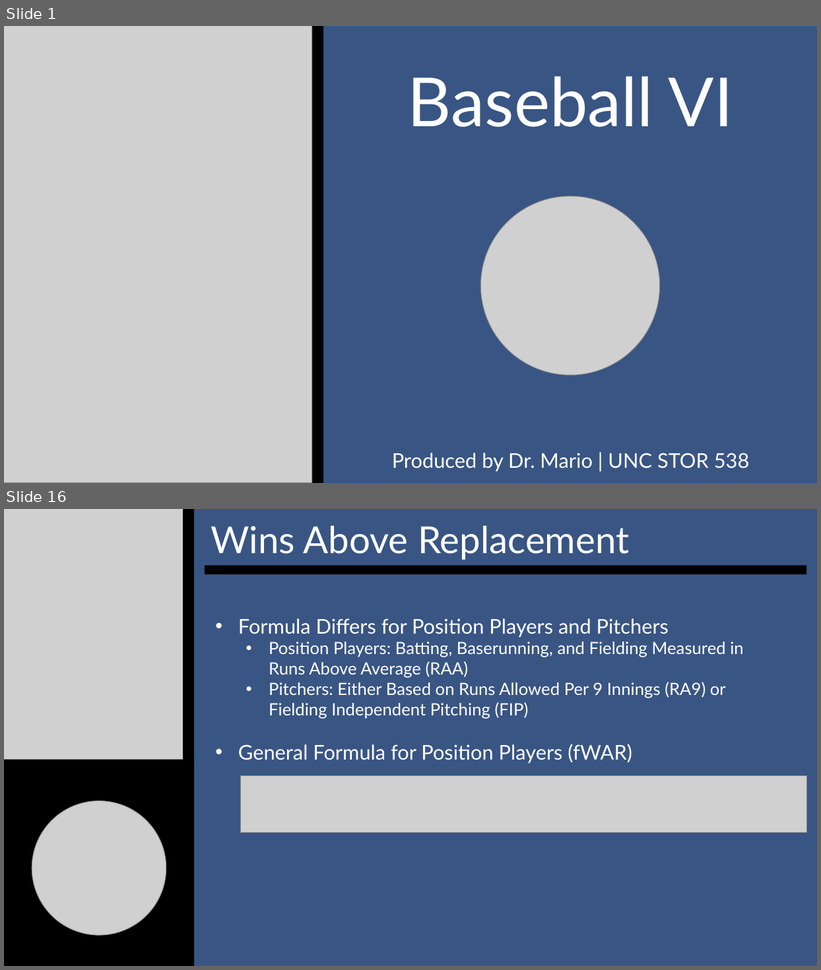
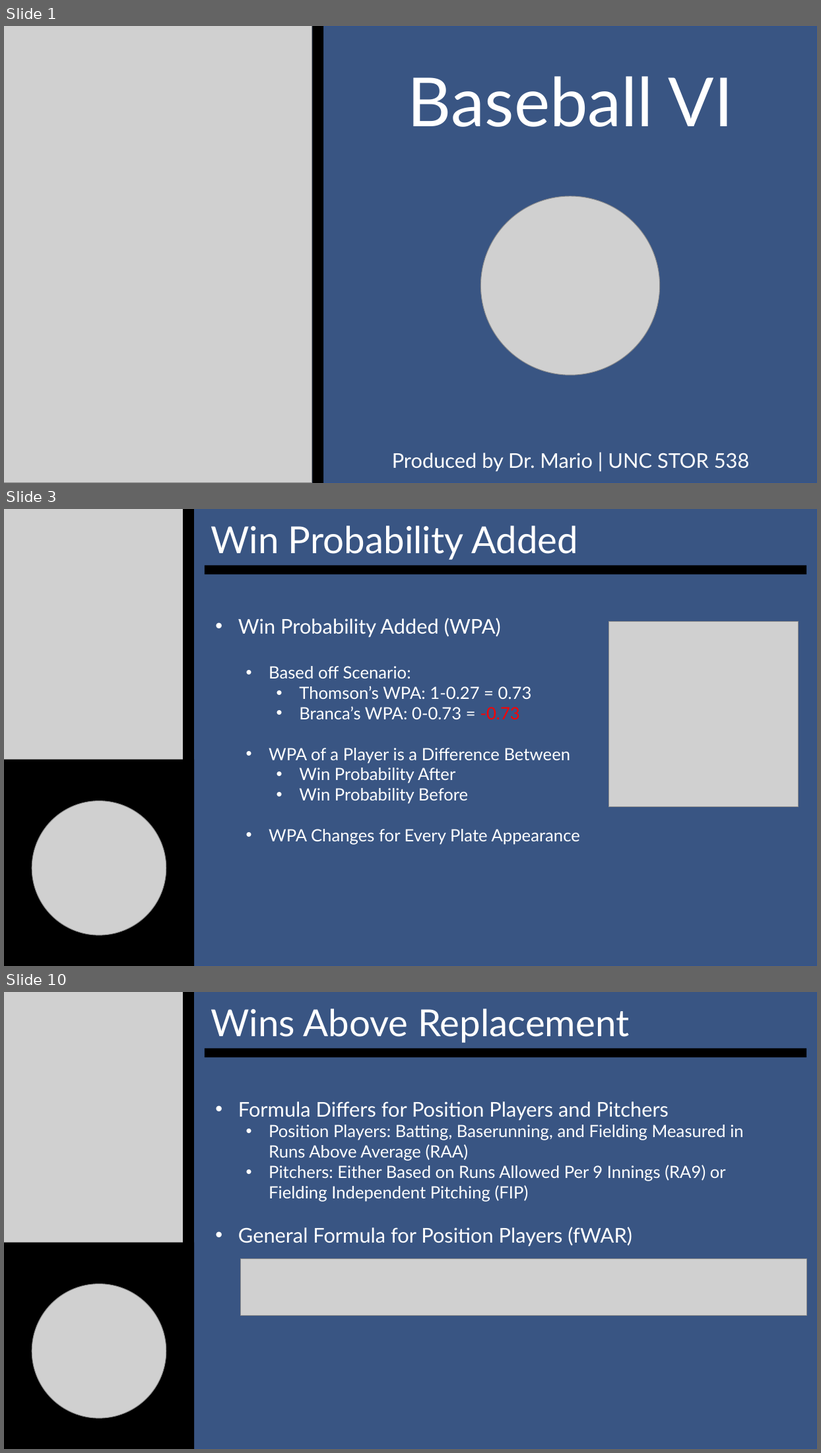
Before and after one commit to SuperMarioGiacomazzo/STOR538_WEBSITE, a slide deck: Slides/Baseball 6/Baseball_6_Lecture.pptx. Shown one above the other, each under a label of ours: slides 1 and 16 before the commit, slides 1, 3 and 10 after it; the slides between them are not shown. The pictures are 821x970 and 821x1453 pixels, drawn with LibreOffice and Linux fonts; fonts in the diff are those of the drawing; grey boxes stand for pictures. Boxes give left, top, right and bottom in pixels: in the first picture for what was removed or moved away, otherwise in the second. Text is boxed around its words. In the diff, an @@ line names an element or a change of style, - is before the commit and + after.

```diff
--- a/Slides/Baseball 6/Baseball_6_Lecture.pptx
+++ b/Slides/Baseball 6/Baseball_6_Lecture.pptx
@@ slide 3 added at [4,509,817,966], background #FFFFFF @@
@@ rectangle added at [4,509,817,966], fill #395583, outline #325491 1 pt @@
@@ picture added at [4,509,184,770] @@
@@ rectangle added at [184,509,194,770], fill #000000 @@
@@ subtitle added at [211,525,578,560], 44 pt, text #FFFFFF @@
+Win Probability Added
@@ rectangle added at [205,565,807,574], fill #000000 @@
@@ text added at [238,618,580,845], 20 pt, text #FFFFFF @@
+• Win Probability Added (WPA)
+  • Based off Scenario:
+    • Thomson’s WPA: 1-0.27 = 0.73
+    • Branca’s WPA: 0-0.73 = -0.73
+  • WPA of a Player is a Difference Between
+    • Win Probability After
+    • Win Probability Before
+  • WPA Changes for Every Plate Appearance
@@ picture added at [609,622,798,807] @@
@@ rectangle added at [4,760,194,966], fill #000000 @@
@@ picture added at [32,801,166,935] @@
@@ what was slide 16 is now slide 10 @@
```
Also in this commit, not shown: 3 slides changed, 6 other slides added, 11 slides removed, 6 other files.
